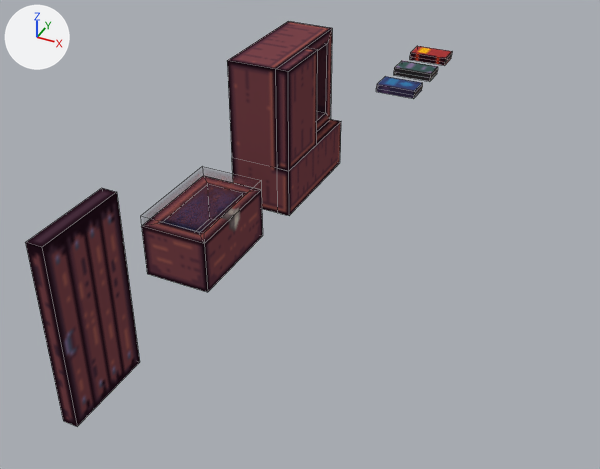
The Blender file SrcAsset/models.blend: old version first, new version second.
Rendered twice from a camera (50 mm lens) standing at (6.46, -10.67, 8.52) and looking at (1.25, 0.05, 0.92). Arrows for +X, +Y and +Z are at upper left; the lights stay in place. Mesh edges are drawn as thin lines.

Objects in the first picture: 'Chest.002', 'Door', 'Wardrobe', 'WardrobeDoor'.
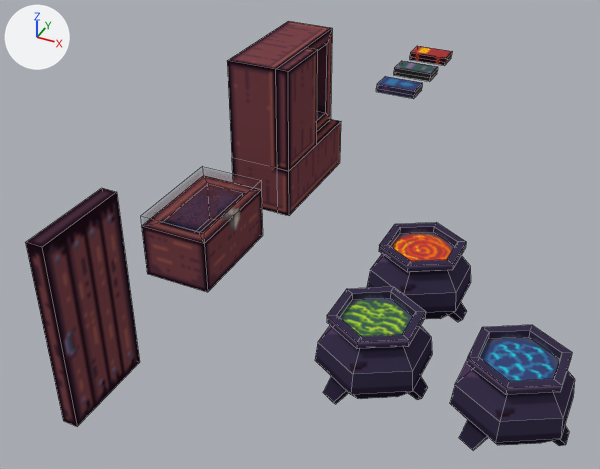
The change, as a diff of the scene's bpy script:
```diff
--- a/SrcAsset/models.blend.py
+++ b/SrcAsset/models.blend.py
@@ me_cylinder_006 @@
+me_cylinder_006.from_pydata(...)  # 72 vertices, 59 faces; spans x -0.74..0.81, y -0.86..0.86, z -0.7..0.57
+me_cylinder_006.materials.append(mat_objectatlas)  # picture img_objectatlas_png
@@ me_cylinder_005 @@
+me_cylinder_005.from_pydata(...)  # 72 vertices, 59 faces; spans x -0.74..0.81, y -0.86..0.86, z -0.7..0.57
+me_cylinder_005.materials.append(mat_objectatlas)  # picture img_objectatlas_png
@@ me_cylinder_001 @@
+me_cylinder_001.from_pydata(...)  # 72 vertices, 59 faces; spans x -0.74..0.81, y -0.86..0.86, z -0.7..0.57
+me_cylinder_001.materials.append(mat_objectatlas)  # picture img_objectatlas_png
@@ ob_cauldronblue @@
+ob_cauldronblue = bpy.data.objects.new('CauldronBlue', me_cylinder_006)
+ob_cauldronblue.location = (5.4, -1.88, 0.73)
@@ ob_cauldrongreen @@
+ob_cauldrongreen = bpy.data.objects.new('CauldronGreen', me_cylinder_005)
+ob_cauldrongreen.location = (3.38, -1.88, 0.73)
@@ ob_cauldronred @@
+ob_cauldronred = bpy.data.objects.new('CauldronRed', me_cylinder_001)
+ob_cauldronred.location = (3.38, 0.12, 0.73)
```

Location of each change, (x1, y1, x2, y2) in pixels of the pictures (600 x 469 px):
'CauldronBlue', added: after (450, 325, 575, 450)
'CauldronGreen', added (purple): after (315, 287, 432, 404)
'CauldronRed', added (purple): after (367, 222, 471, 322)
